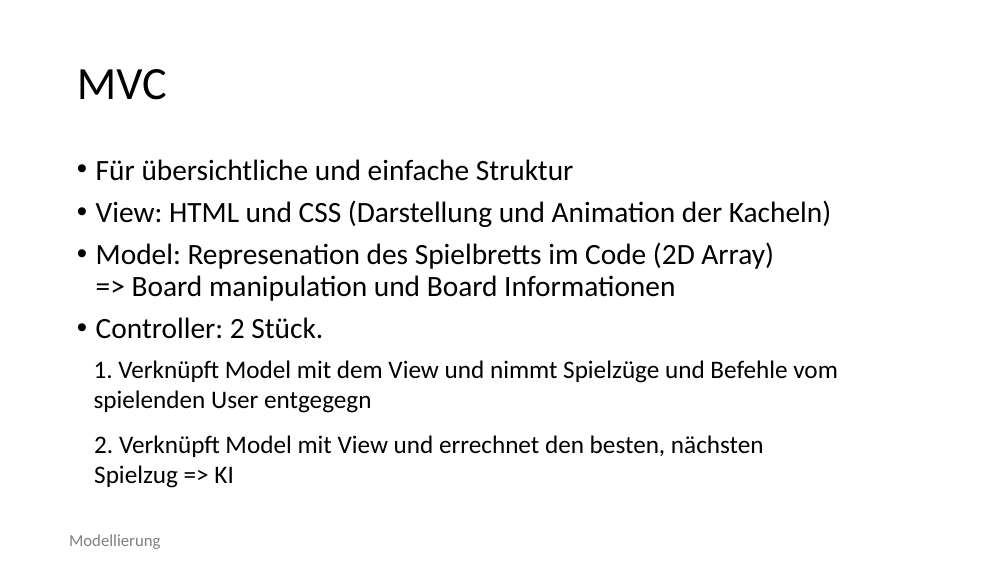
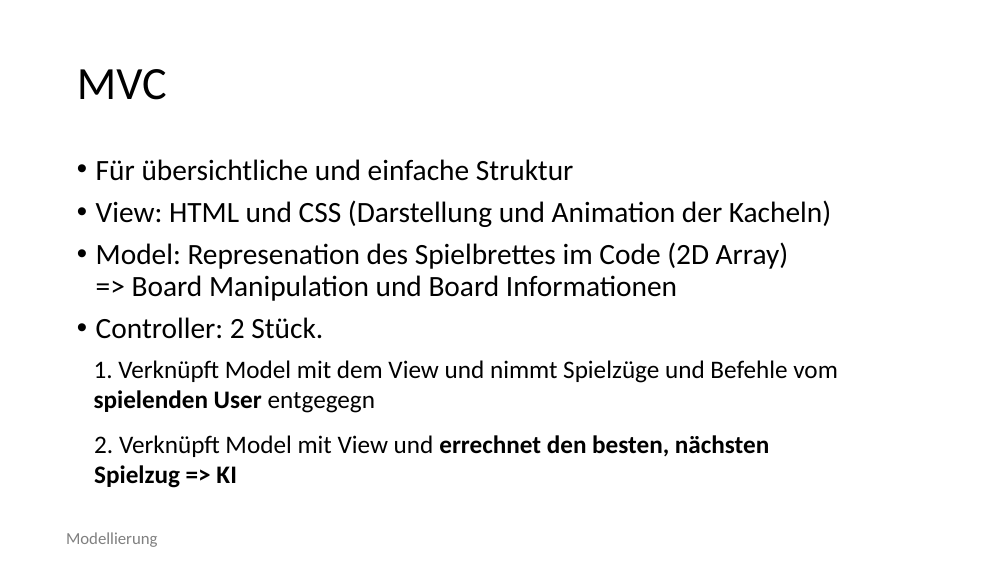
Before and after one commit to semklauke/2048, a slide deck: slide 4 of documentation/Presentation.pptx. Drawn at 1008x567 pixels with LibreOffice and Linux fonts; fonts in the diff are those of the drawing; background and template pictures are left out. Boxes give left, top, right and bottom in pixels: in the first picture for what was removed or moved away, otherwise in the second. Text is boxed around its words. In the diff, an @@ line names an element or a change of style, - is before the commit and + after.

```diff
--- a/documentation/Presentation.pptx
+++ b/documentation/Presentation.pptx
@@ text at (96, 242, 789, 301): text changed @@
-• Model: Represenation des Spielbretts im Code (2D Array)
-  => Board manipulation und Board Informationen
+• Model: Represenation des Spielbrettes im Code (2D Array)
+  => Board Manipulation und Board Informationen
@@ text "1. Verknüpft Model mit dem ..." at (94, 360, 838, 413): bold on in "spielenden User" @@
@@ text "2. Verknüpft Model mit View ..." at (94, 435, 769, 488): bold on in "errechnet den besten, nächsten Spielzug => KI" @@
```
Also in this commit, not shown: 14 other slides changed, 1 other file.
